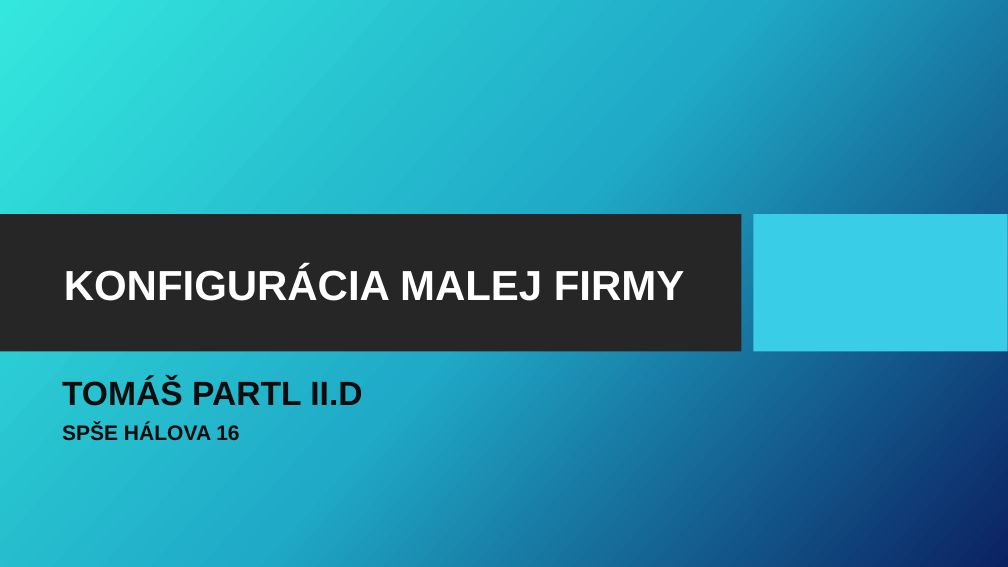
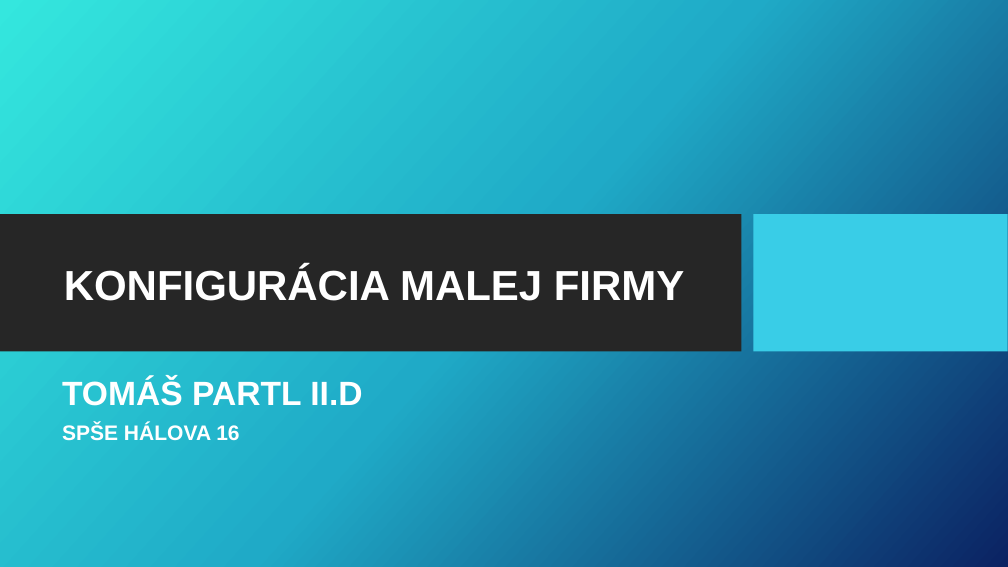
Before and after one commit to GooseNeck22/Tomas-Partl-RP, a slide deck: slide 1 of rocnikova praca prezentacia partl.pptx. Drawn at 1008x567 pixels with LibreOffice and Linux fonts; fonts in the diff are those of the drawing; background and template pictures are left out. Boxes give left, top, right and bottom in pixels: in the first picture for what was removed or moved away, otherwise in the second. Text is boxed around its words. In the diff, an @@ line names an element or a change of style, - is before the commit and + after.

```diff
--- a/rocnikova praca prezentacia partl.pptx
+++ b/rocnikova praca prezentacia partl.pptx
@@ subtitle "TOMÁŠ PARTL II.D" at <box>62,378,362,440</box>: text colour #0D0D0D to #FFFFFF @@
```
Also in this commit, not shown: 8 other slides changed, 1 slide added.
